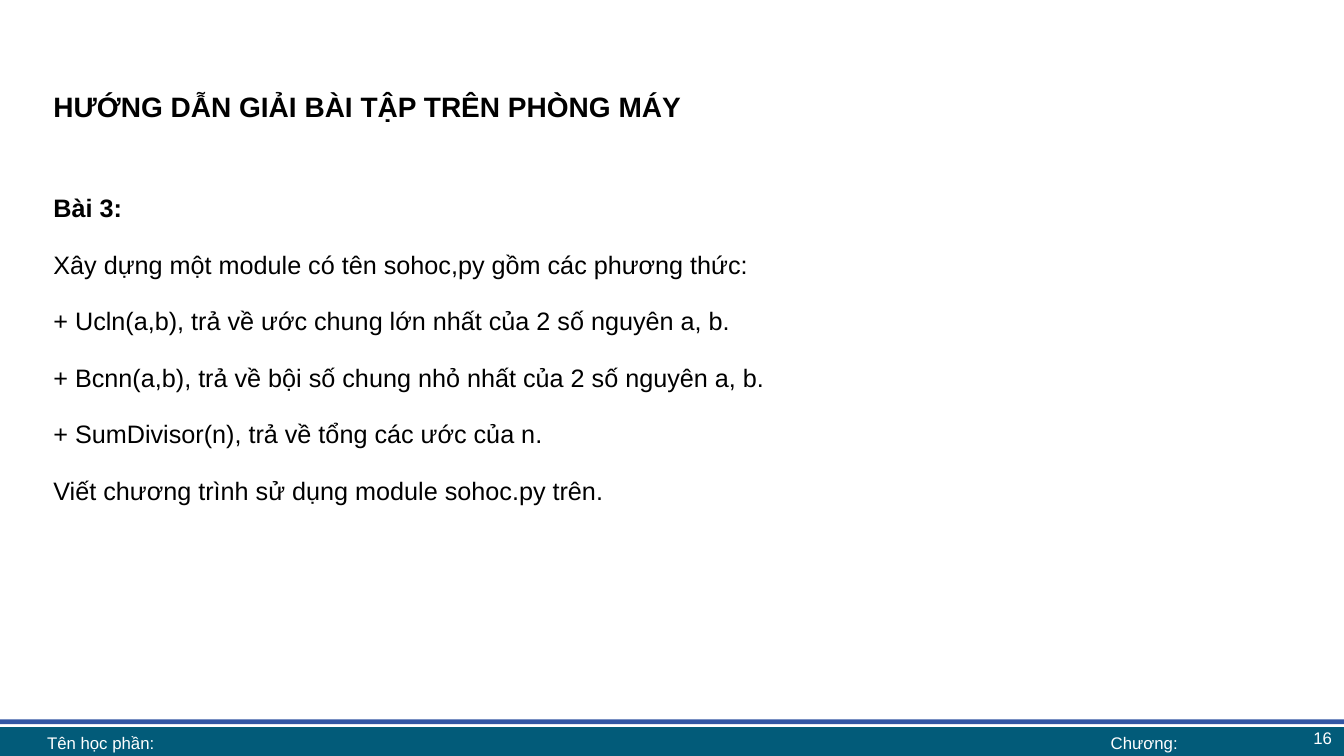
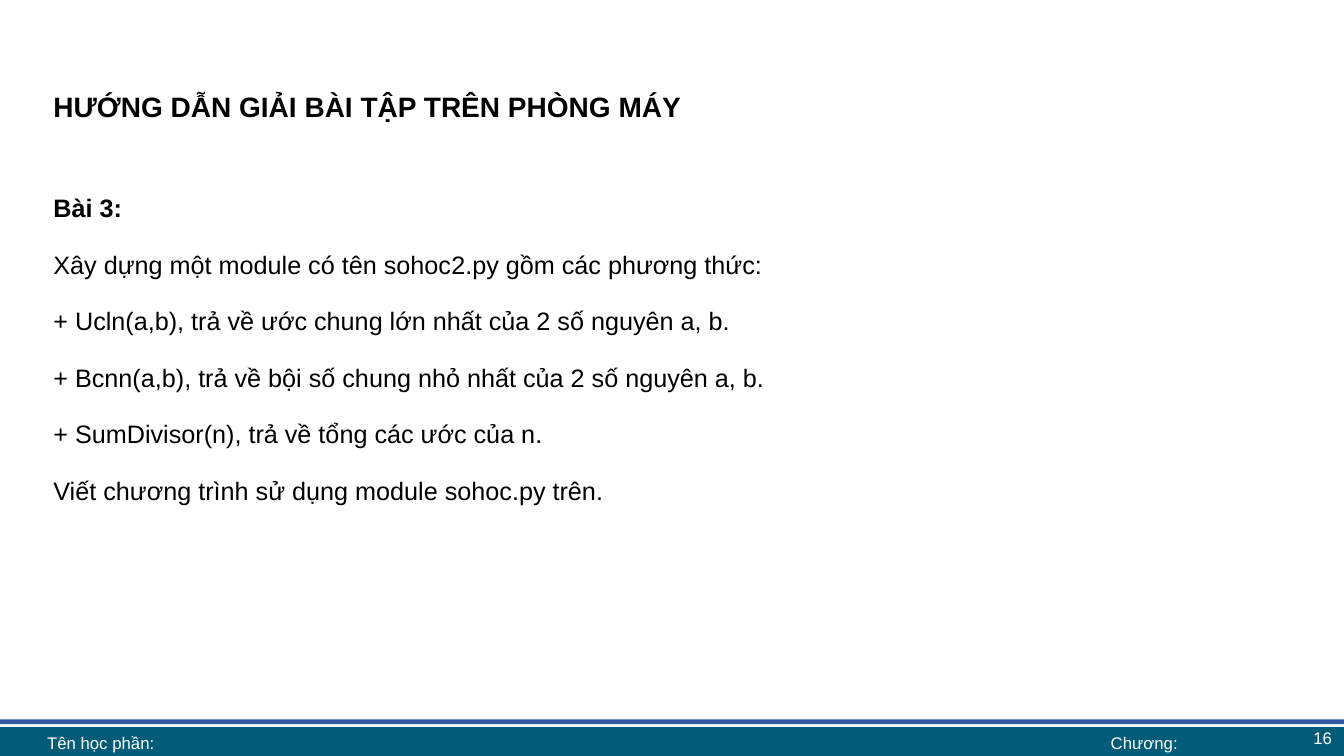
Before and after one commit to lhaaaaa/17A2-Ca-sang, a slide deck: slide 16 of Lab 10/Lab 10 bài giảng.pptx. Drawn at 1344x756 pixels with LibreOffice and Linux fonts; fonts in the diff are those of the drawing; background and template pictures are left out. Boxes give left, top, right and bottom in pixels: in the first picture for what was removed or moved away, otherwise in the second. Text is boxed around its words. In the diff, an @@ line names an element or a change of style, - is before the commit and + after.

```diff
--- a/Lab 10/Lab 10 bài giảng.pptx
+++ b/Lab 10/Lab 10 bài giảng.pptx
@@ text at <box>53,254,761,279</box>: text changed @@
-Xây dựng một module có tên sohoc,py gồm các phương thức:
+Xây dựng một module có tên sohoc2.py gồm các phương thức:
```
Also in this commit, not shown: 4 other slides changed.
